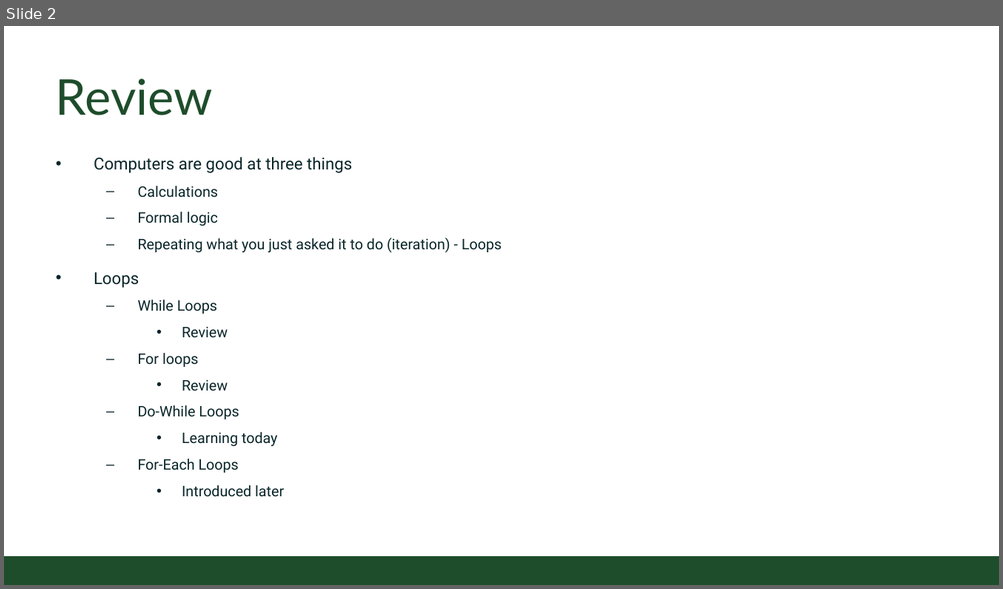
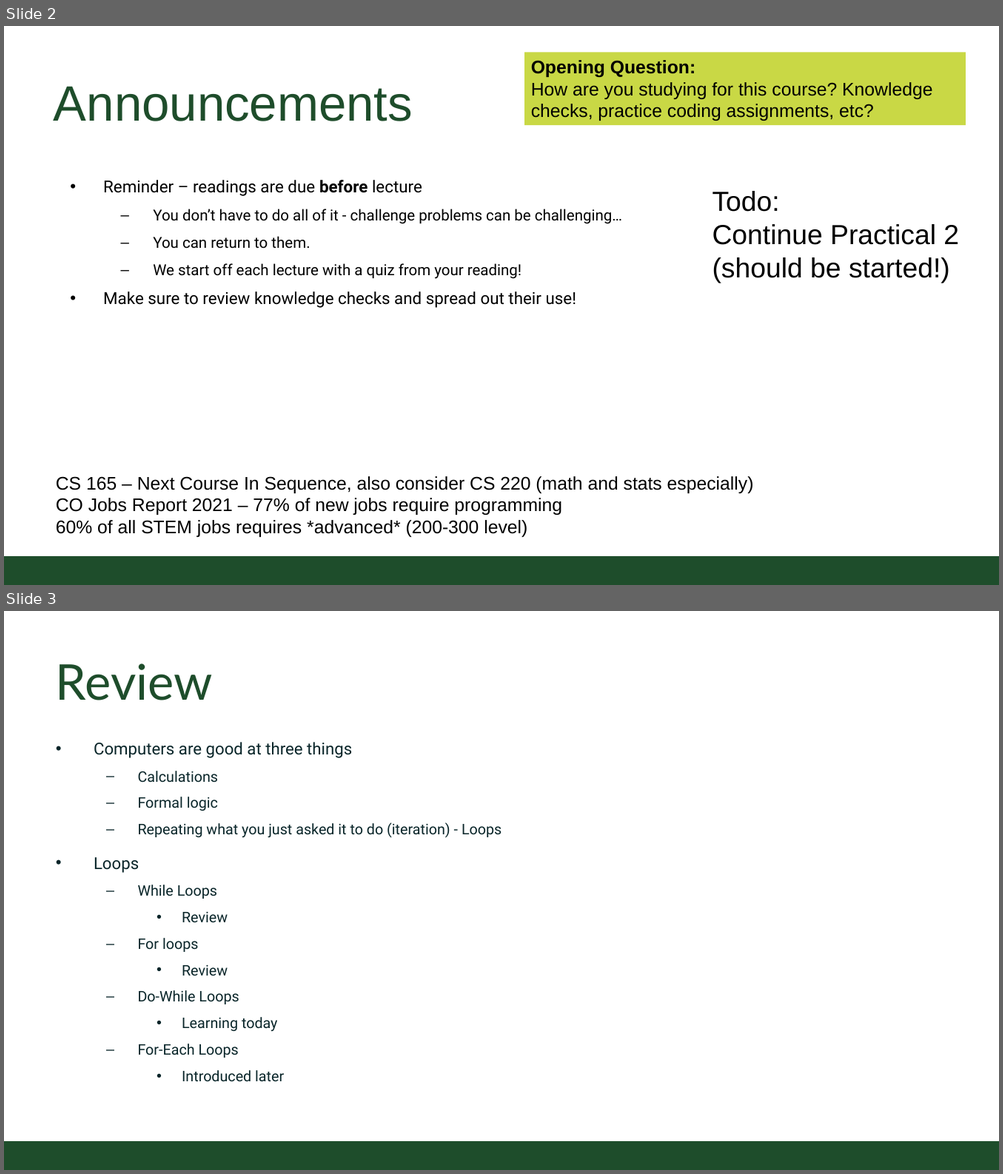
Before and after one commit to CSU-CompSci-CS163-4/Handouts, a slide deck: slides/On-Campus/06_02_MoreLoops.pptx. Shown one above the other, each under a label of ours: slide 2 before the commit, slides 2 and 3 after it. The pictures are 1003x589 and 1003x1174 pixels, drawn with LibreOffice and Linux fonts; fonts in the diff are those of the drawing; background and template pictures are left out. Boxes give left, top, right and bottom in pixels: in the first picture for what was removed or moved away, otherwise in the second. Text is boxed around its words. In the diff, an @@ line names an element or a change of style, - is before the commit and + after.

Commit message:
typo fix, added announcements.

```diff
--- a/slides/On-Campus/06_02_MoreLoops.pptx
+++ b/slides/On-Campus/06_02_MoreLoops.pptx
@@ slide 2 added at (4, 26, 999, 585), background #FFFFFF @@
@@ rectangle added at (524, 53, 965, 125), fill #C9D845, 20 pt, text #000000 @@
+Opening Question:
+How are you studying for this course? Knowledge checks, practice coding assignments, etc?
@@ title added at (54, 86, 412, 121), 54.4 pt, text #1E4D2B @@
+Announcements
@@ text added at (103, 180, 622, 308), 16.6 pt, text #000000 @@
+• Reminder – readings are due before lecture
+  – You don’t have to do all of it - challenge problems can be challenging…
+  – You can return to them.
+  – We start off each lecture with a quiz from your reading!
+• Make sure to review knowledge checks and spread out their use!
@@ text added at (712, 191, 959, 284), 30.2 pt, text #000000 @@
+Todo:
+Continue Practical 2 (should be started!)
@@ text added at (56, 477, 754, 537), 20 pt, text #000000 @@
+CS 165 – Next Course In Sequence, also consider CS 220 (math and stats especially)
+CO Jobs Report 2021 – 77% of new jobs require programming
+60% of all STEM jobs requires *advanced* (200-300 level)
@@ rectangle added at (4, 557, 999, 585), fill #1E4D2B @@
@@ what was slide 2 is now slide 3 @@
```
Also in this commit, not shown: 1 slide changed.
